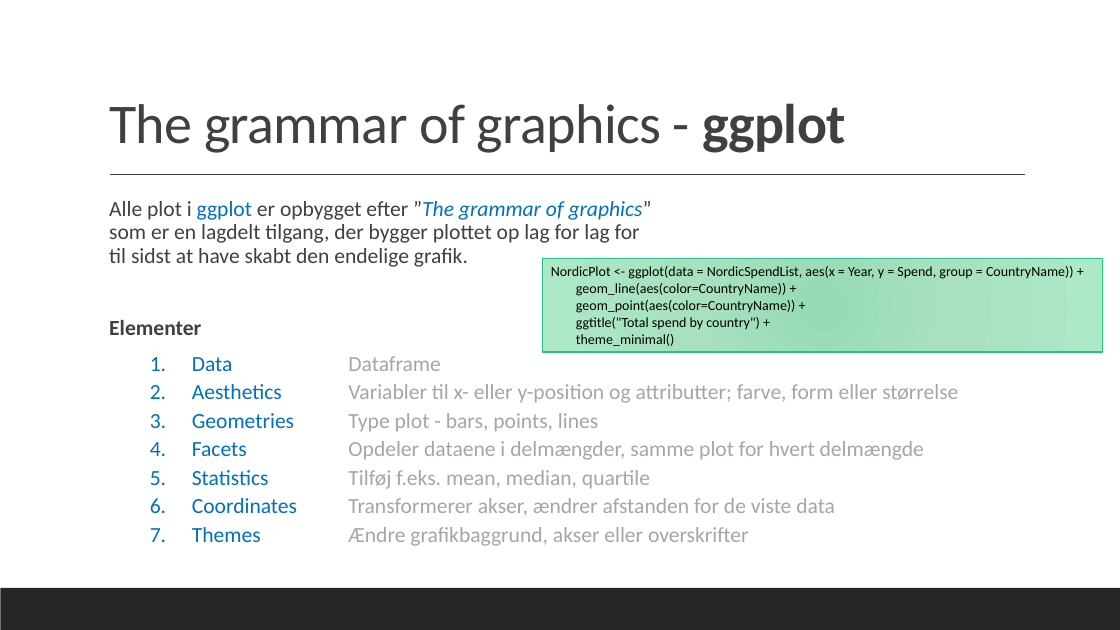
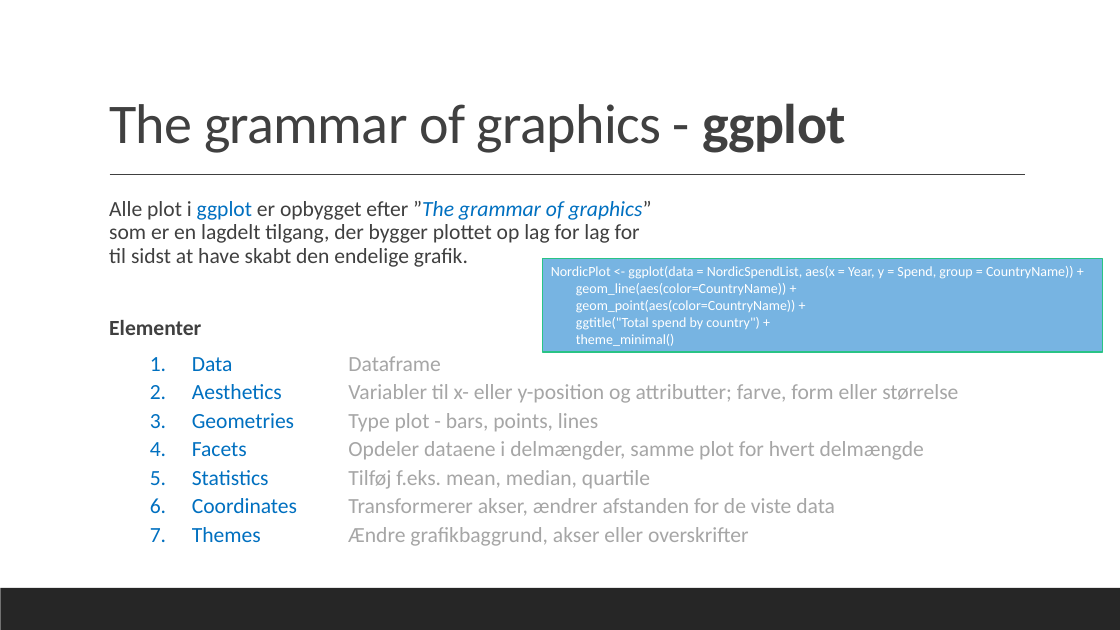
Before and after one commit to officegeek/idawebinar_2, a slide deck: slide 8 of webinar.pptx. Drawn at 1120x630 pixels with LibreOffice and Linux fonts; fonts in the diff are those of the drawing. Boxes give left, top, right and bottom in pixels: in the first picture for what was removed or moved away, otherwise in the second. Text is boxed around its words. In the diff, an @@ line names an element or a change of style, - is before the commit and + after.

```diff
--- a/webinar.pptx
+++ b/webinar.pptx
@@ rectangle "NordicPlot <- ggplot(data = NordicSpendList, ..." at (543, 259, 1103, 352): text colour #000000 to #FFFFFF; fill gradient #96DBB5 to #A7E1C1 to #ADE9C7 to #77B4E2 @@
```
Also in this commit, not shown: 5 other slides changed.
